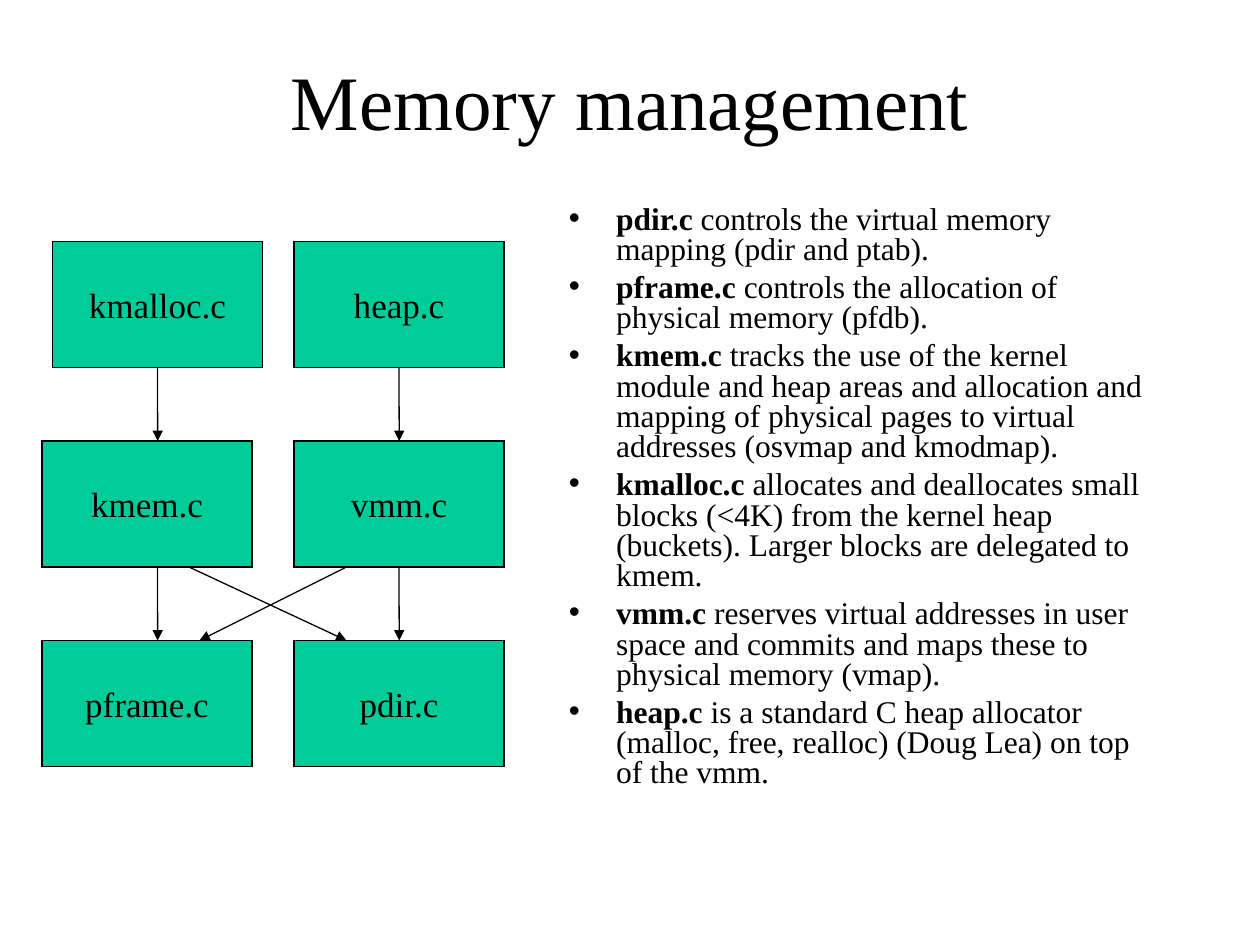
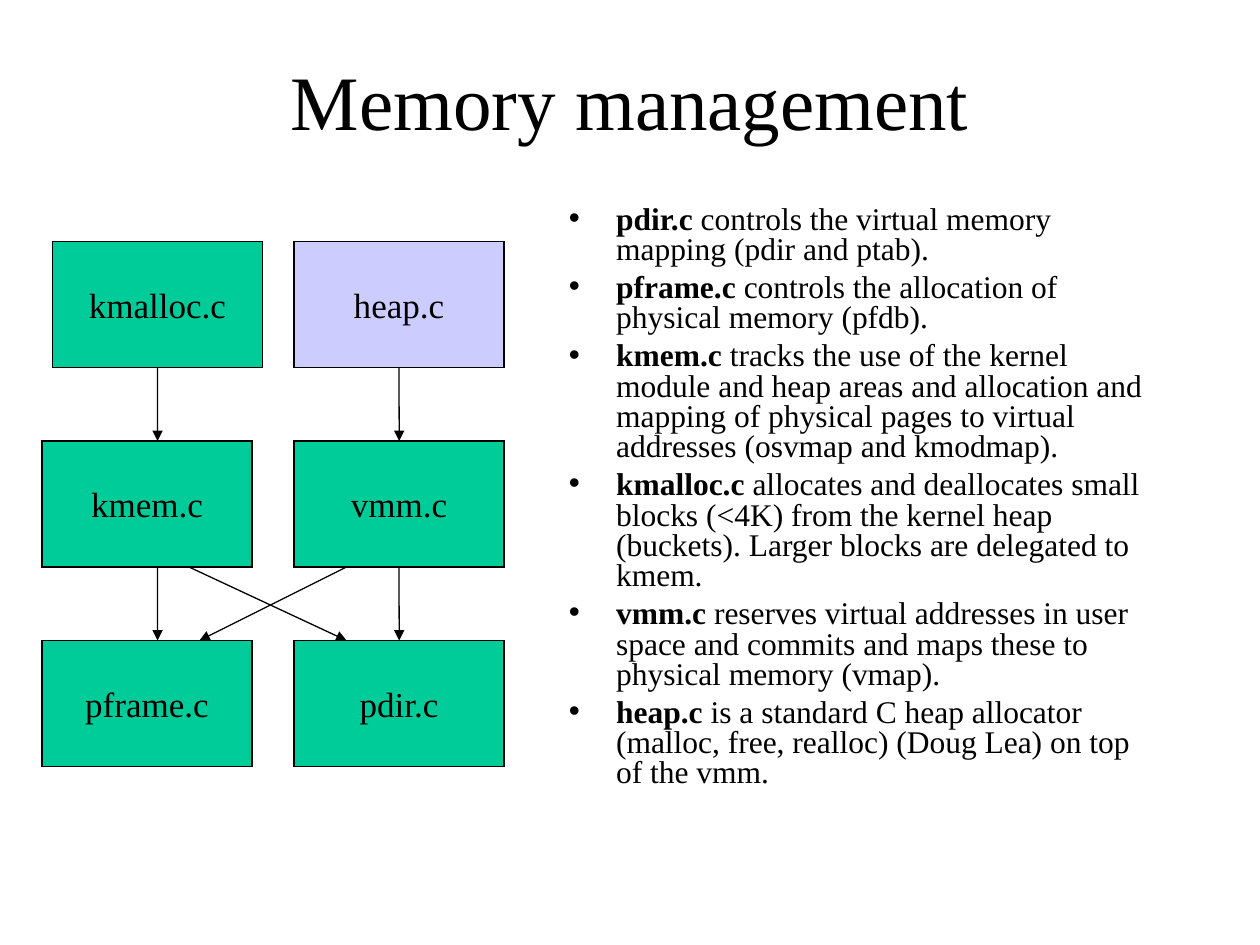
Before and after one commit to ringgaard/sanos, a slide deck: slide 27 of doc/sanostech.ppt (slide 25 before the commit). Drawn at 1260x945 pixels with LibreOffice and Linux fonts; fonts in the diff are those of the drawing. Boxes give left, top, right and bottom in pixels: in the first picture for what was removed or moved away, otherwise in the second. Text is boxed around its words. In the diff, an @@ line names an element or a change of style, - is before the commit and + after.

```diff
--- a/doc/sanostech.ppt
+++ b/doc/sanostech.ppt
@@ rectangle "heap.c" at <box>294,242,504,368</box>: fill #00CC99 to #CCCCFF @@
```
Also in this commit, not shown: 9 other slides changed, 6 slides added, 1 other file.
